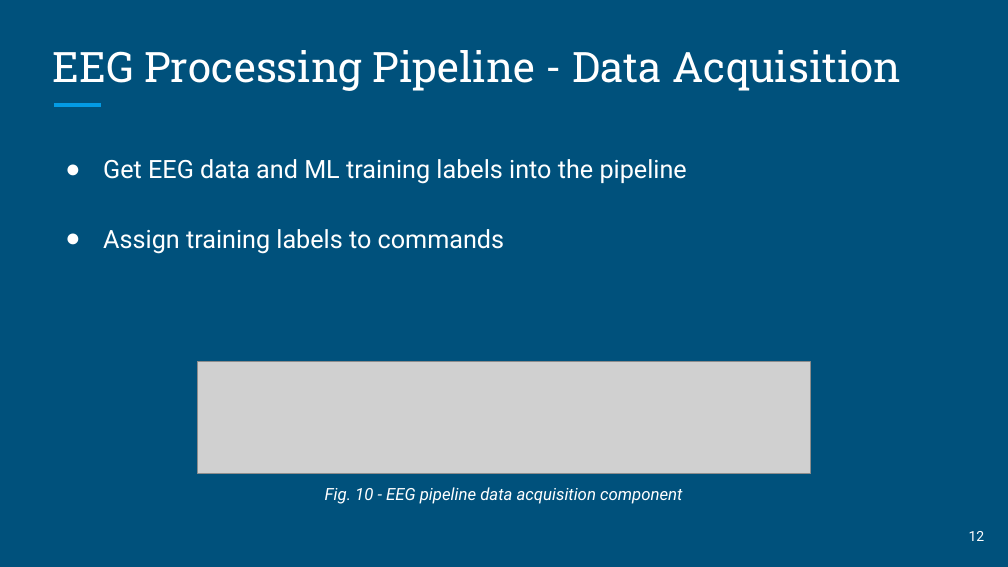
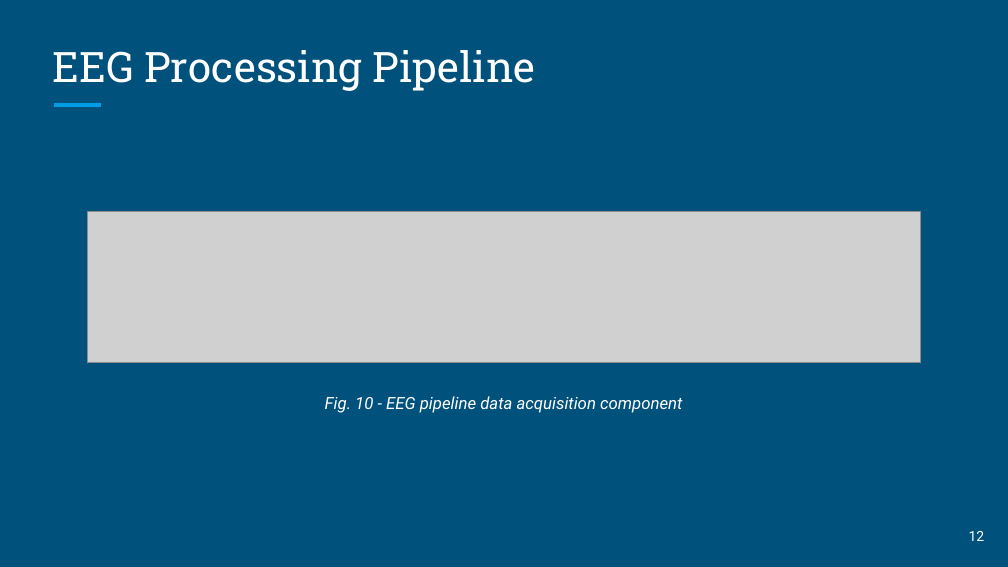
Before and after one commit to knotekbr/cs475_capstone, a slide deck: slide 12 of MindGames Final Presentation (1).pptx. Drawn at 1008x567 pixels with LibreOffice and Linux fonts; fonts in the diff are those of the drawing; grey boxes stand for pictures. Boxes give left, top, right and bottom in pixels: in the first picture for what was removed or moved away, otherwise in the second. Text is boxed around its words. In the diff, an @@ line names an element or a change of style, - is before the commit and + after.

```diff
--- a/MindGames Final Presentation (1).pptx
+++ b/MindGames Final Presentation (1).pptx
@@ title at (x1=53, y1=50, x2=536, y2=91): text changed @@
-EEG Processing Pipeline - Data Acquisition
+EEG Processing Pipeline
@@ text removed at (x1=103, y1=159, x2=687, y2=254) @@
-● Get EEG data and ML training labels into the pipeline
-● Assign training labels to commands
@@ picture resized from (x1=198, y1=362, x2=811, y2=474) to (x1=87, y1=212, x2=920, y2=363) @@
@@ text "Fig. 10 - EEG pipeline ..." moved from (x1=325, y1=487, x2=682, y2=504) to (x1=325, y1=396, x2=682, y2=413) @@
```
Also in this commit, not shown: 3 other slides changed, 2 slides added, 7 slides removed, 1 other file.
